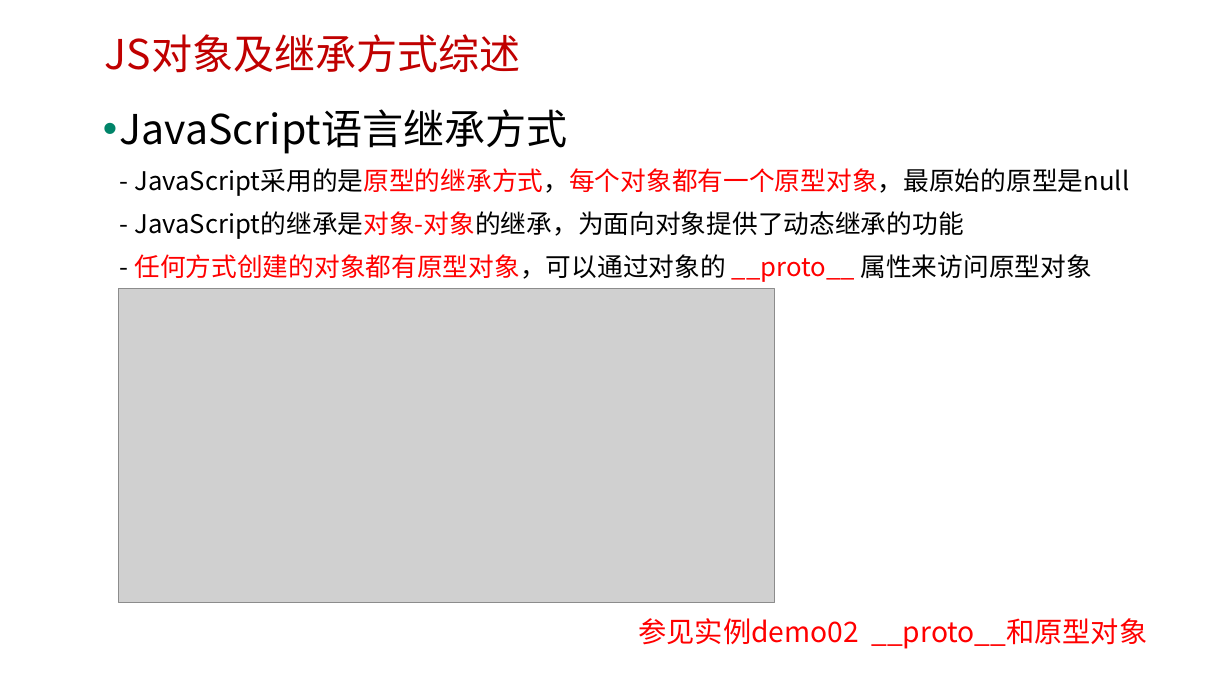
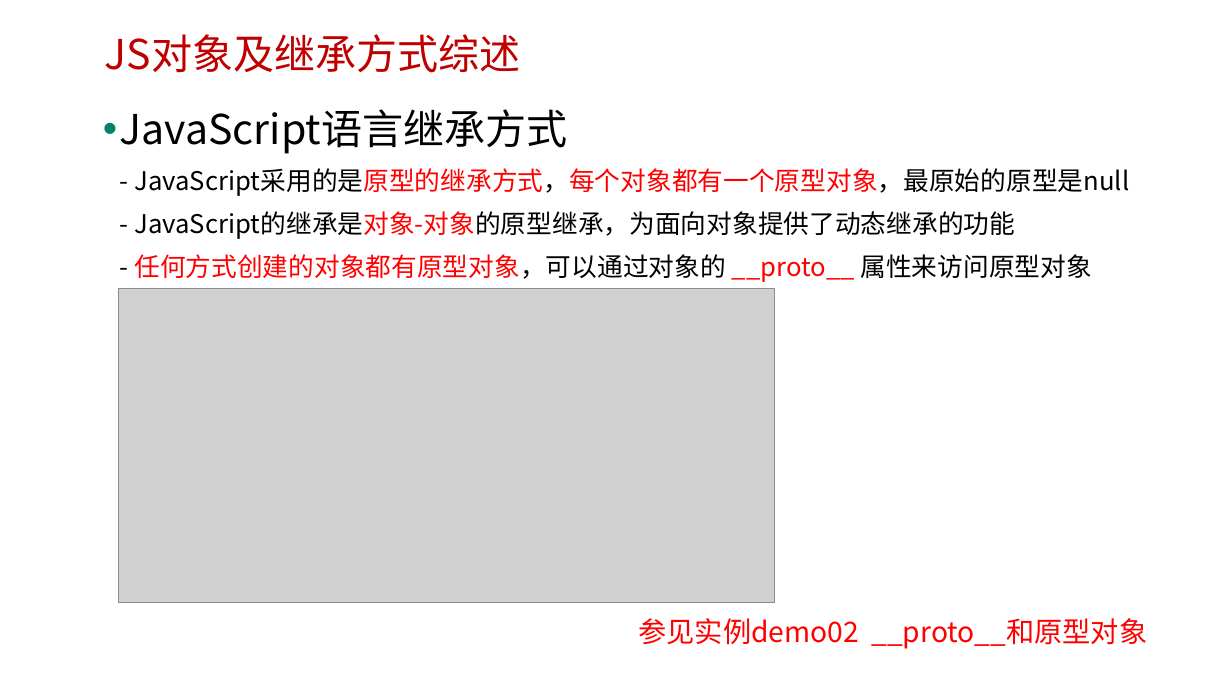
Before and after one commit to edu2act/course-javascript-advanced, a slide deck: slide 5 of 课程PPT/07.JavaScript面向对象编程 一.pptx. Drawn at 1232x693 pixels with LibreOffice and Linux fonts; fonts in the diff are those of the drawing; grey boxes stand for pictures; background and template pictures are left out. Boxes give left, top, right and bottom in pixels: in the first picture for what was removed or moved away, otherwise in the second. Text is boxed around its words. In the diff, an @@ line names an element or a change of style, - is before the commit and + after.

Commit message:
modify

```diff
--- a/课程PPT/07.JavaScript面向对象编程 一.pptx
+++ b/课程PPT/07.JavaScript面向对象编程 一.pptx
@@ text at (120,109,1129,282): text changed @@
-• JavaScript语言继承方式
-  - JavaScript采用的是原型的继承方式，每个对象都有一个原型对象，最原始的原型是null
-  - JavaScript的继承是对象-对象的继承，为面向对象提供了动态继承的功能
-  - 任何方式创建的对象都有原型对象，可以通过对象的 __proto__ 属性来访问原型对象
+• JavaScript语言继承方式
+  - JavaScript采用的是原型的继承方式，每个对象都有一个原型对象，最原始的原型是null
+  - JavaScript的继承是对象-对象的原型继承，为面向对象提供了动态继承的功能
+  - 任何方式创建的对象都有原型对象，可以通过对象的 __proto__ 属性来访问原型对象
```
Also in this commit, not shown: 1 other slide changed.
